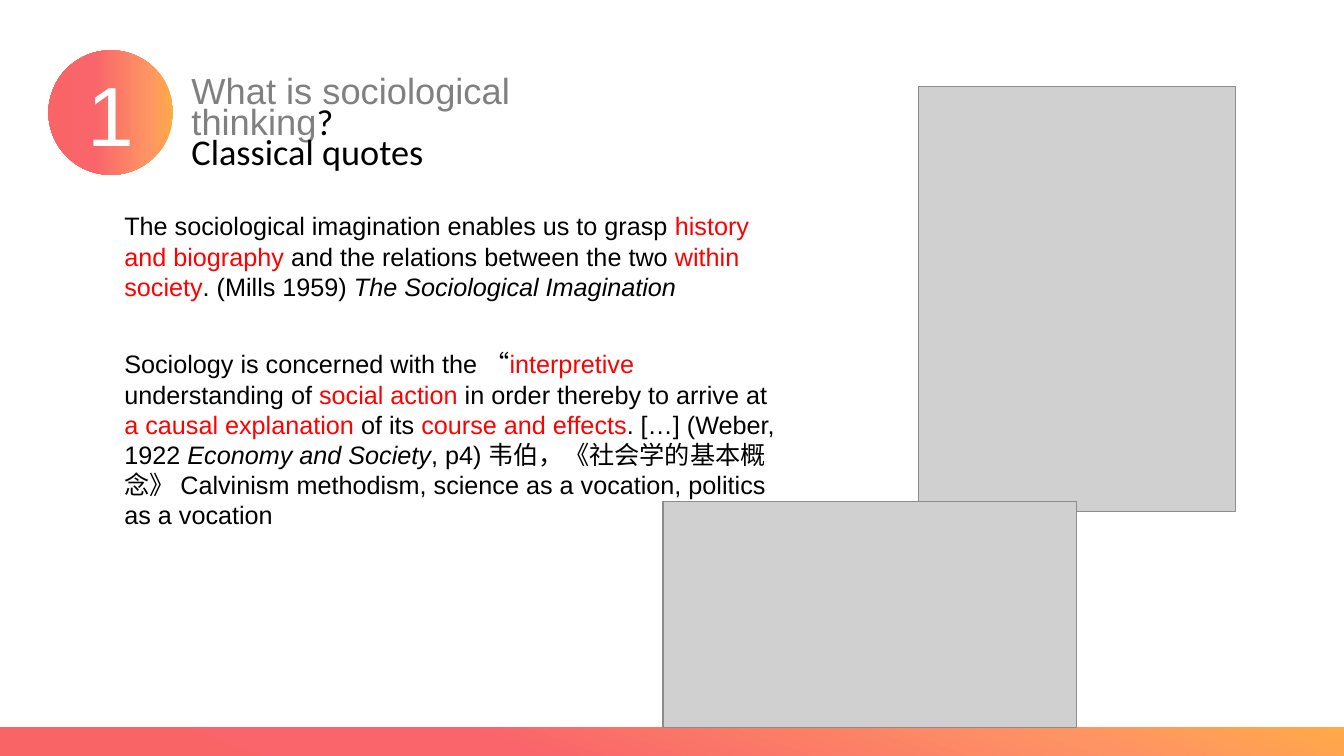
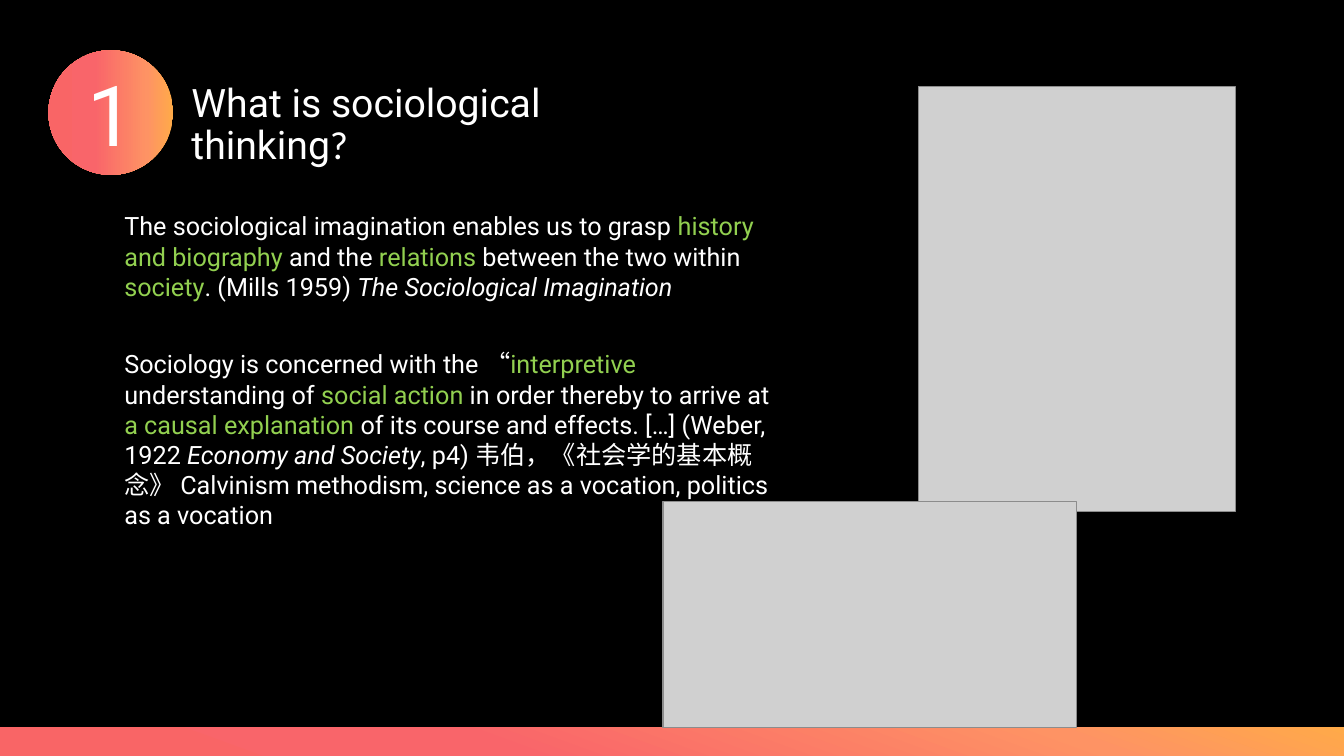
Before and after one commit to XueWenSYan/Intro_to_sociology, a slide deck: slide 8 of Meetings 1 & 2.pptx (slide 9 before the commit). Drawn at 1344x756 pixels with LibreOffice and Linux fonts; fonts in the diff are those of the drawing; grey boxes stand for pictures. Boxes give left, top, right and bottom in pixels: in the first picture for what was removed or moved away, otherwise in the second. Text is boxed around its words. In the diff, an @@ line names an element or a change of style, - is before the commit and + after.

```diff
--- a/Meetings 1 & 2.pptx
+++ b/Meetings 1 & 2.pptx
@@ background #FFFFFF to #000000 @@
@@ ellipse "1" at bbox=[48, 50, 173, 175]: font Arial to Roboto @@
@@ text "What is sociological thinking?" at bbox=[191, 87, 541, 167]: size 25.9 to 28 pt, font Arial to Roboto, text colour #808080 to #FFFFFF; text colour #000000 to #FFFFFF in "thinking?"; line spacing 0.7 to 0.9 @@
@@ text at bbox=[191, 135, 423, 171]: paragraph removed @@
-Classical quotes
@@ text "The sociological imagination enables us ..." at bbox=[124, 216, 754, 302]: font Arial to Roboto; text colour #000000 to #FFFFFF in "The sociological imagination enables us to grasp ..."; text colour #FF0000 to #92D050 in "history and biography society."; text colour #000000 to #92D050 in "relations"; text colour #FF0000 to #FFFFFF in "within" @@
@@ text "Sociology is concerned with the ..." at bbox=[124, 352, 769, 525]: font Arial to Roboto; text colour #000000 to #FFFFFF in "Sociology is concerned with the “interpretive understanding ..."; text colour #FF0000 to #92D050 in "“interpretive social action a causal explanation"; text colour #FF0000 to #FFFFFF in "course and effects." @@
```
Also in this commit, not shown: 20 other slides changed, 2 slides added, 2 slides removed, 2 other files.
